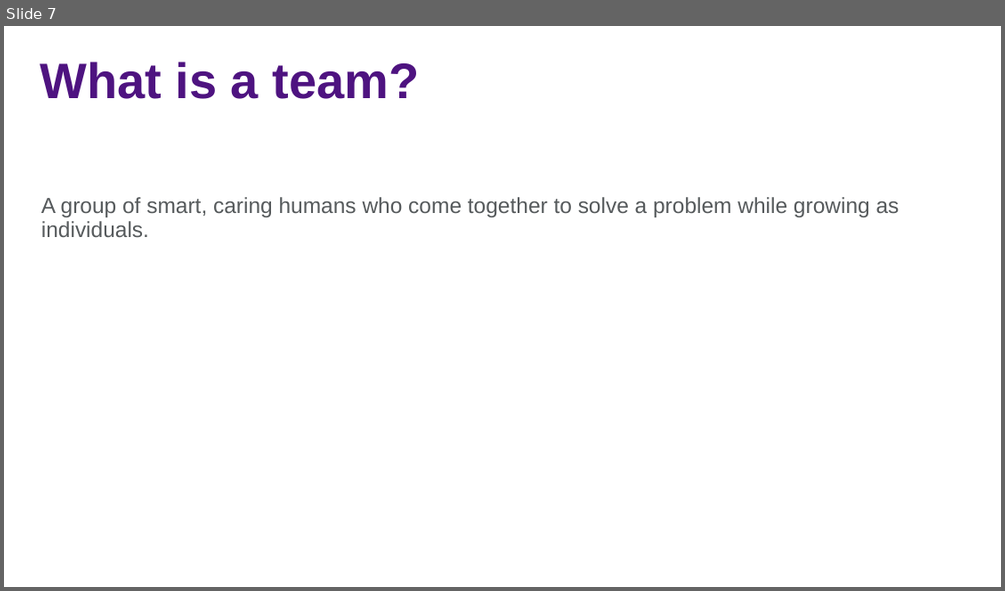
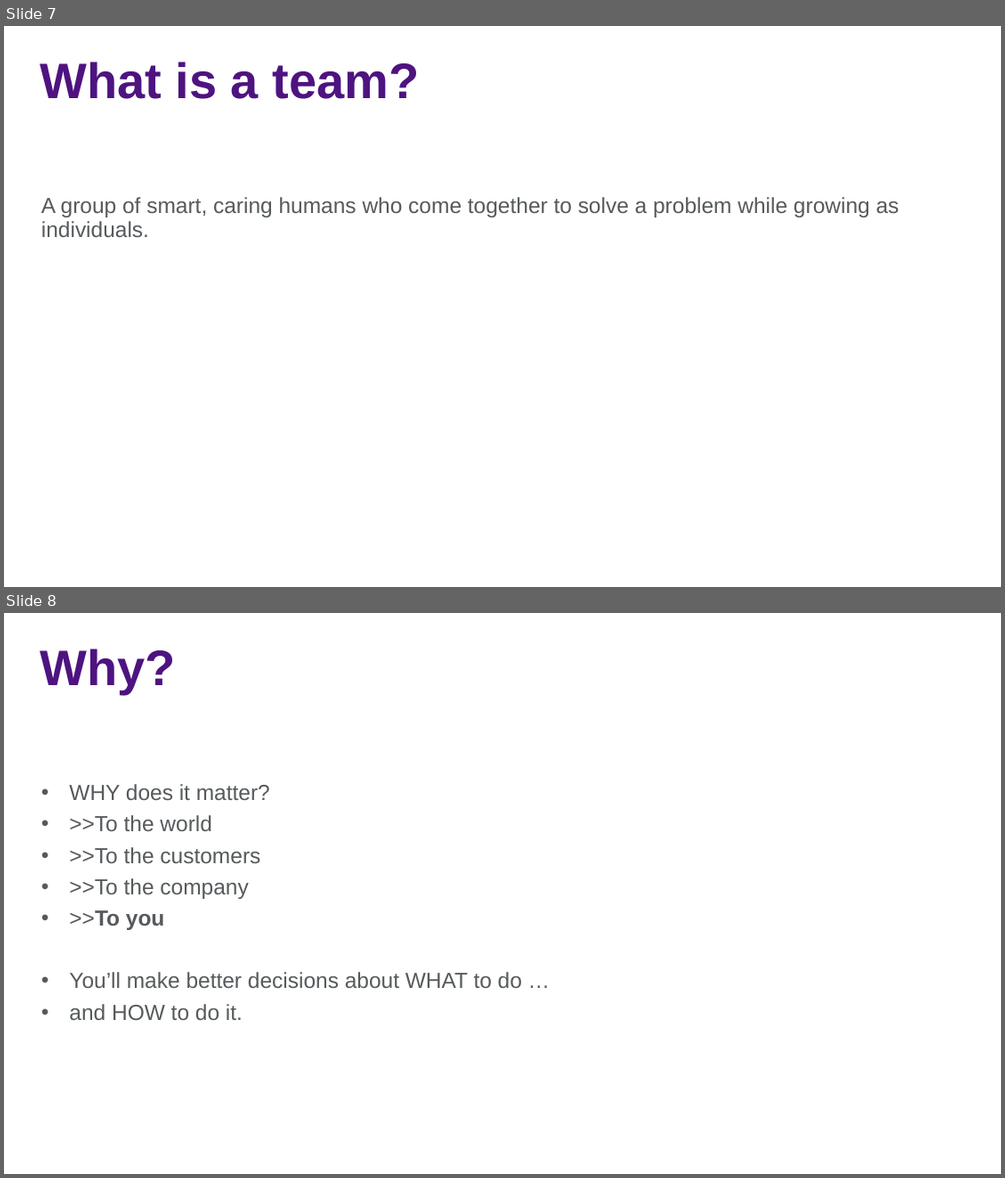
Before and after one commit to jasonjwood/presentations, a slide deck: InFusion2016 - Getting It Done - Jason Wood.pptx. Shown one above the other, each under a label of ours: slide 7 before the commit, slides 7 and 8 after it. The pictures are 1005x591 and 1005x1178 pixels, drawn with LibreOffice and Linux fonts; fonts in the diff are those of the drawing; background and template pictures are left out. Boxes give left, top, right and bottom in pixels: in the first picture for what was removed or moved away, otherwise in the second. Text is boxed around its words. In the diff, an @@ line names an element or a change of style, - is before the commit and + after.

```diff
--- a/InFusion2016 - Getting It Done - Jason Wood.pptx
+++ b/InFusion2016 - Getting It Done - Jason Wood.pptx
@@ slide 8 added at [4,613,1001,1174], background picture (left out) @@
@@ title added at [40,649,176,694], 48 pt, text #4E1380, bold @@
+Why?
@@ text added at [69,784,522,1020], 21 pt, text #565A5C @@
+• WHY does it matter?
+• >>To the world
+• >>To the customers
+• >>To the company
+• >>To you
+• You’ll make better decisions about WHAT to do …
+• and HOW to do it.
```
Also in this commit, not shown: 7 slides changed, 2 other slides added, 1 slide removed.
